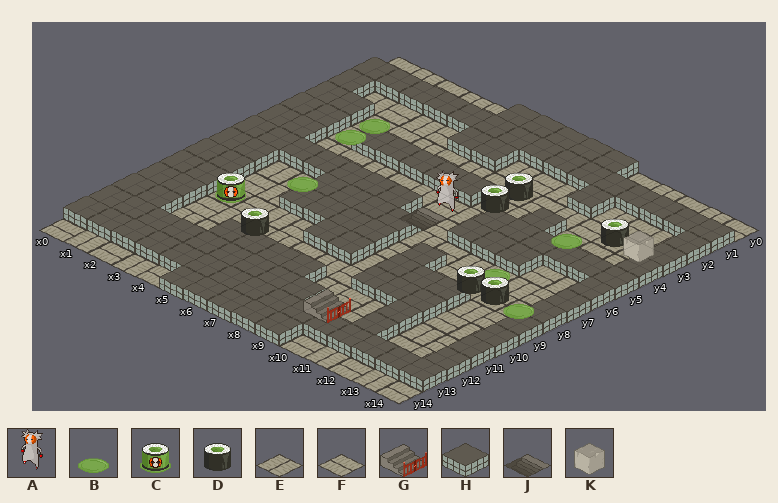
A Tiled map gets an edit: game/data/levels/lvl04.tmx. This is how it looked before the edit.
Cells are 56x27 px. Isometric: x runs down to the right, y down to the left. Shown: x 0..14, y 0..14.
Key: from "tatami": A 0 "ned", B 1 "green_plate", C 2 "green_maki_on_plate", D 3 "green_maki", E 4, F 9, G 12, H 20 "wall", J 21, K 25 "box".
_ is an empty cell.
Layer "wall_n_ground" before, first column x 0:
 0 FEFEFHHHHHFEFEF
 1 HHHHHHHHHHHHHHH
 2 HEFEFHHEFEHEFEH
 3 HHEFEFEFEFEFEFH
 4 HHFHHHHHFEHEFEH
 5 HHEFEFEFEHHHHHH
 6 HHHHHHHEFHHHFEH
 7 HHEFHHHHEFEFEFH
 8 HHFEHHHHFHFEFEH
 9 HHEFEFHHEHHHEFH
10 HHFEFEFEFHHHFEH
11 HHEFHHHHEFEHEFH
12 HHHHHHHHHEFHFEH
13 HHHHHHHHHHHHHHH
14 FEFEFHHHHHFEFEF
Layer "game" before, first column x 0:
 0 _______________
 1 _______________
 2 _______________
 3 __B_____D___DK_
 4 __B_____D__B___
 5 _______A_______
 6 _______________
 7 ___B_______B___
 8 ___________DDB_
 9 __C____________
10 ____D__________
11 _______________
12 _______________
13 _______________
14 _______________
After:
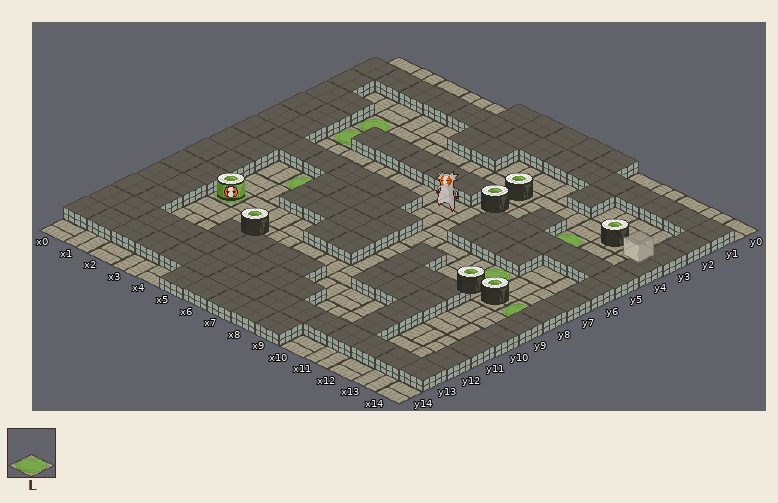
Further tiles: from "tatami": L 5 "ned".
From the commit log: FIx plate and other object supperposition bug.
Edits made:
Changed rows in their new state; . is an unchanged cell.
Layer "wall_n_ground":
first column x 2:
 3 L...........
 4 L........L..
 7 .L..........
 8 ...........L
Layer "stairs" (now hidden):
first column x 7:
 6 _
first column x 9:
12 _
Layer "game":
first column x 2:
 3 _...........
 4 _........_..
 7 ._..........
 8 ..........._
